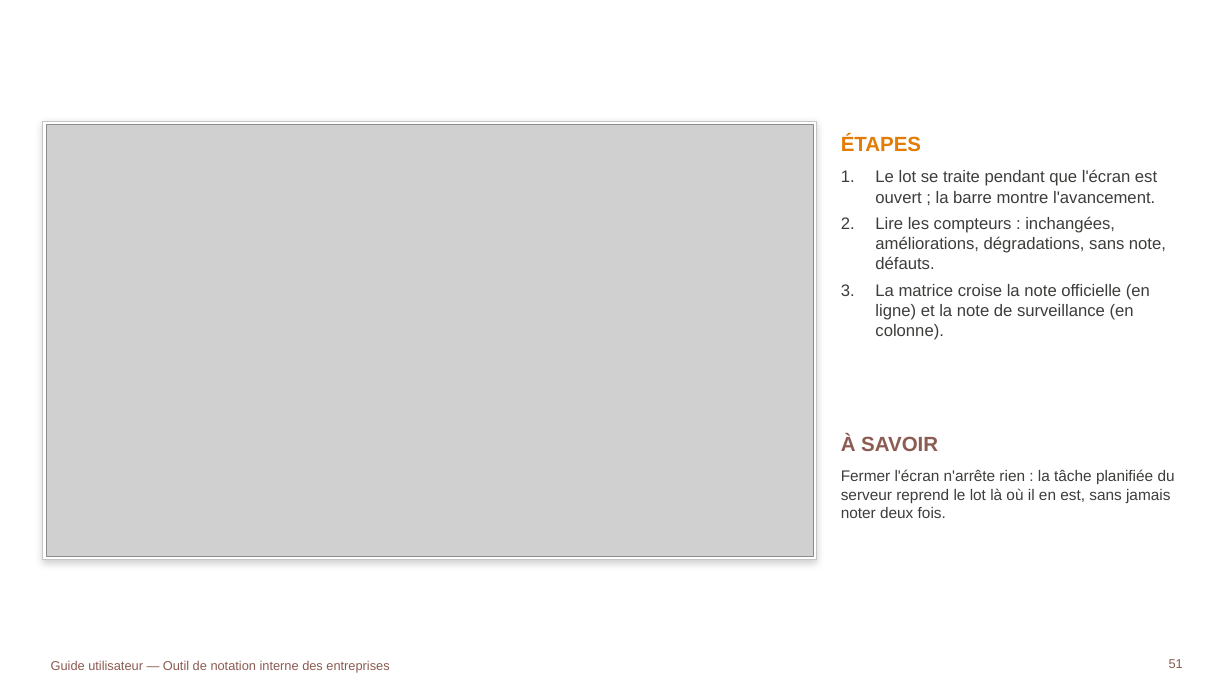
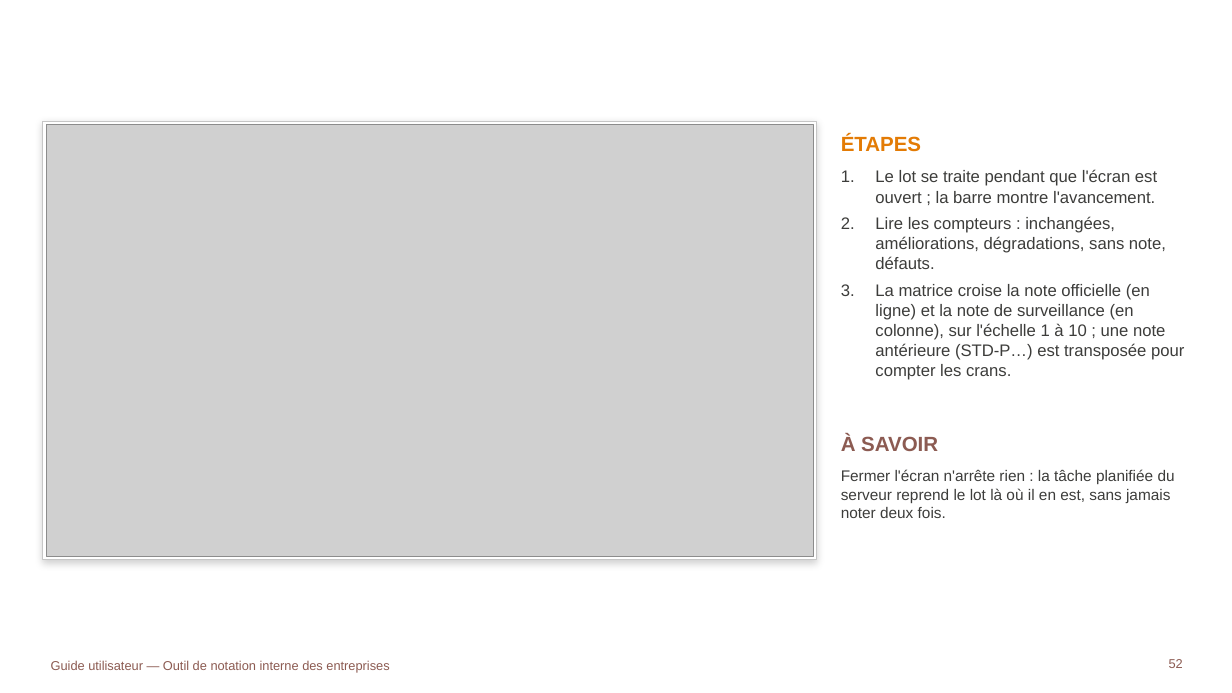
Before and after one commit to tariqeddoumi/Entreprise-scoring-cl, a slide deck: slide 52 of docs/guides/Guide_utilisateur_outil_notation.pptx (slide 51 before the commit). Drawn at 1232x693 pixels with LibreOffice and Linux fonts; fonts in the diff are those of the drawing; grey boxes stand for pictures; background and template pictures are left out. Boxes give left, top, right and bottom in pixels: in the first picture for what was removed or moved away, otherwise in the second. Text is boxed around its words. In the diff, an @@ line names an element or a change of style, - is before the commit and + after.

```diff
--- a/docs/guides/Guide_utilisateur_outil_notation.pptx
+++ b/docs/guides/Guide_utilisateur_outil_notation.pptx
@@ text at box(875, 284, 1184, 380): text changed @@
-3. La matrice croise la note officielle (en ligne) et la note de surveillance (en colonne).
+3. La matrice croise la note officielle (en ligne) et la note de surveillance (en colonne), sur l'échelle 1 à 10 ; une note antérieure (STD-P…) est transposée pour compter les crans.
@@ page number at box(1169, 659, 1183, 668): text changed @@
-51
+52
```
Also in this commit, not shown: 22 other slides changed, 2 slides added, 26 other files.
